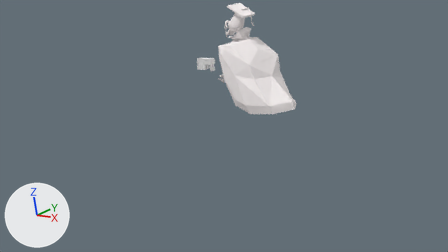
Renders of the Blender file ChicknDestroy/desing/gallinas_filo/gallinas/graduated_pistola.blend from each side of a commit.
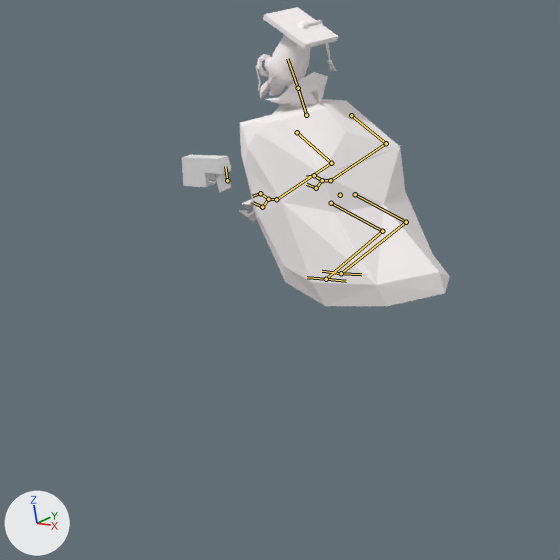
Old and new are each drawn from the file's camera 'Camera' and again close up on the part from 29% to 75% of the width and 0% to 83% of the height. Every picture has the same lights, and +X, +Y and +Z are marked at lower left. The bones that bend it are drawn over the model as lines in the close-ups.
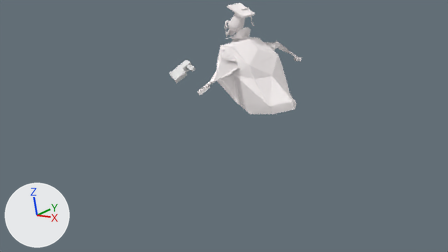
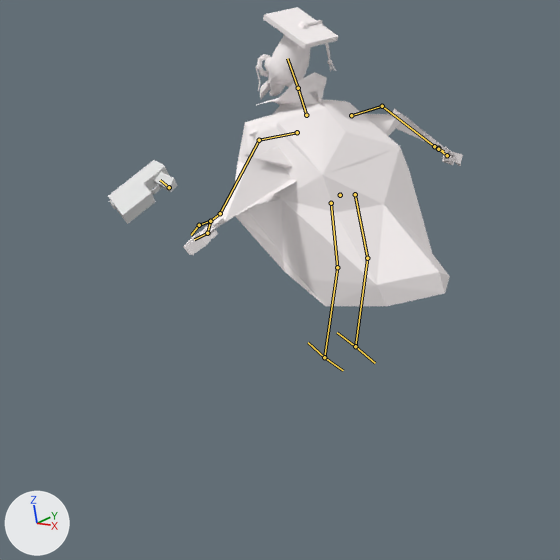
The newer file adds an action. The first version stands in its rest pose; the second is drawn at frame 5 of the action 'saltarDerecha'.

Pixel boxes [x1, y1, x2, y2] of what changed, in the close-ups (560 x 560 px):
'Cylinder', posed (33% wider)
    before: [239, 7, 450, 306]
    after: [183, 7, 463, 306]
'Cylinder.001', posed (42% wider, 67% taller)
    before: [182, 155, 231, 193]
    after: [108, 160, 178, 224]
bone 'Bone.003', root to tip
    before: (297, 132) to (331, 163)
    after: (297, 132) to (259, 140)
bone 'Bone.004', root to tip
    before: (331, 163) to (276, 199)
    after: (259, 140) to (220, 213)
bone 'Bone.010', root to tip
    before: (351, 115) to (386, 143)
    after: (351, 115) to (382, 106)
bone 'Bone.011', root to tip
    before: (386, 143) to (330, 180)
    after: (382, 106) to (434, 146)
bone 'Bone.017', root to tip
    before: (331, 203) to (382, 231)
    after: (331, 203) to (337, 267)
bone 'Bone.018', root to tip
    before: (382, 231) to (326, 279)
    after: (337, 267) to (324, 357)
bone 'Bone.020', root to tip
    before: (355, 194) to (406, 222)
    after: (355, 194) to (367, 258)
bone 'Bone.021', root to tip
    before: (406, 222) to (341, 273)
    after: (367, 258) to (355, 346)
bone 'Bone.023', root to tip
    before: (341, 273) to (361, 274)
    after: (355, 346) to (375, 363)

The edits, one by one:
Bone 'Bone.003' (bone_bone_003) turns from (0, 0, 0) to (0, 0, -95) degrees about its own x, y and z.
Bone 'Bone.004' (bone_bone_004) turns from (0, 0, 0) to (119, -7, -82) degrees about its own x, y and z.
Bone 'Bone.010' (bone_bone_010) turns from (0, 0, 0) to (0, 0, 90) degrees about its own x, y and z.
Bone 'Bone.011' (bone_bone_011) turns from (0, 0, 0) to (118, 2, 93) degrees about its own x, y and z.
Bone 'Bone.017' (bone_bone_017) turns from (0, 0, 0) to (-70, 0, 0) degrees about its own x, y and z.
Bone 'Bone.018' (bone_bone_018) turns from (0, 0, 0) to (109, 0, 0) degrees about its own x, y and z.
Bone 'Bone.020' (bone_bone_020) turns from (0, 0, 0) to (-62, 0, 0) degrees about its own x, y and z.
Bone 'Bone.021' (bone_bone_021) turns from (0, 0, 0) to (100, 0, 0) degrees about its own x, y and z.
Bone 'Bone.023' (bone_bone_023) turns from (0, 0, 0) to (-77, 0, 0) degrees about its own x, y and z.
